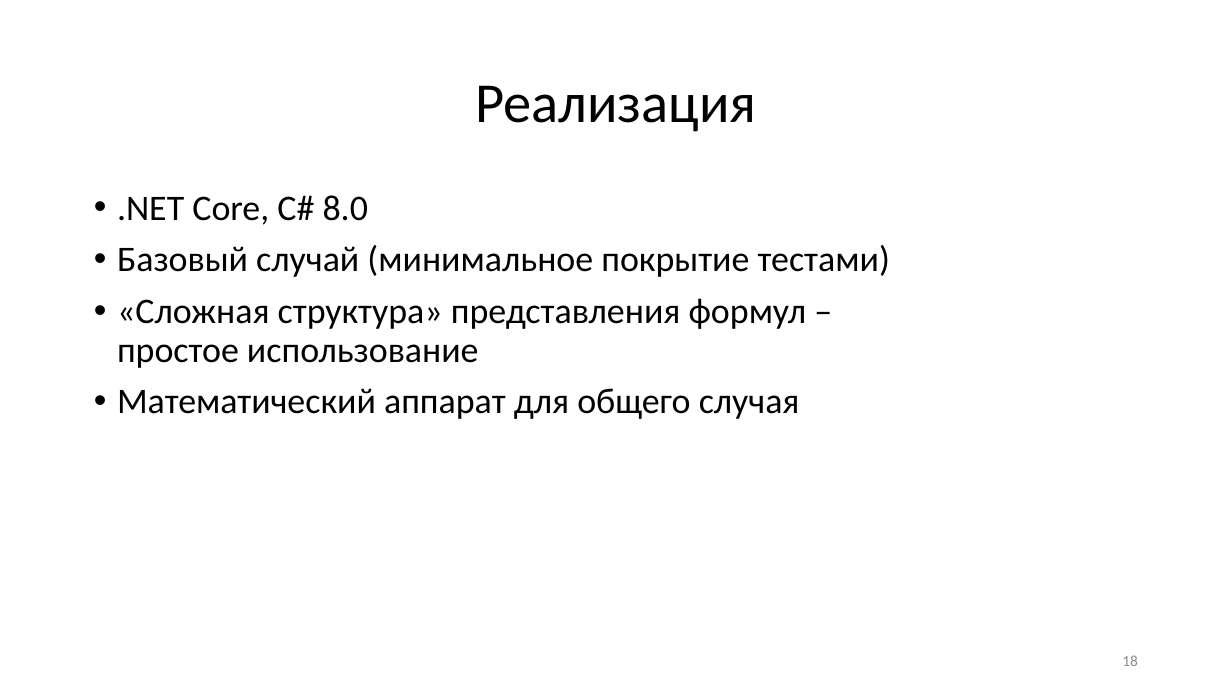
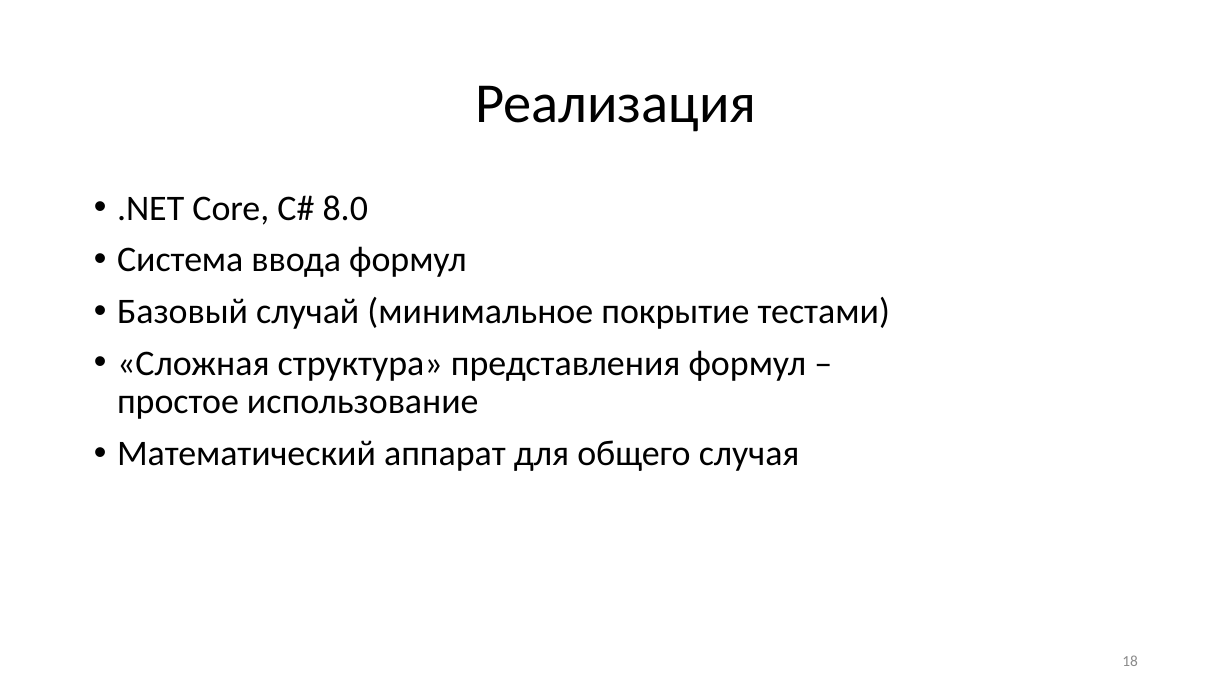
Before and after one commit to romarioGI/Coursework2k19-2k20, a slide deck: slide 18 of Материалы к конференции Путь в науку 2020/Путь в науку.pptx. Drawn at 1232x693 pixels with LibreOffice and Linux fonts; fonts in the diff are those of the drawing. Boxes give left, top, right and bottom in pixels: in the first picture for what was removed or moved away, otherwise in the second. Text is boxed around its words. In the diff, an @@ line names an element or a change of style, - is before the commit and + after.

```diff
--- a/Материалы к конференции Путь в науку 2020/Путь в науку.pptx
+++ b/Материалы к конференции Путь в науку 2020/Путь в науку.pptx
@@ text at (x1=117, y1=246, x2=467, y2=277): paragraph added @@
+• Система ввода формул
```
Also in this commit, not shown: 2 other slides changed.
